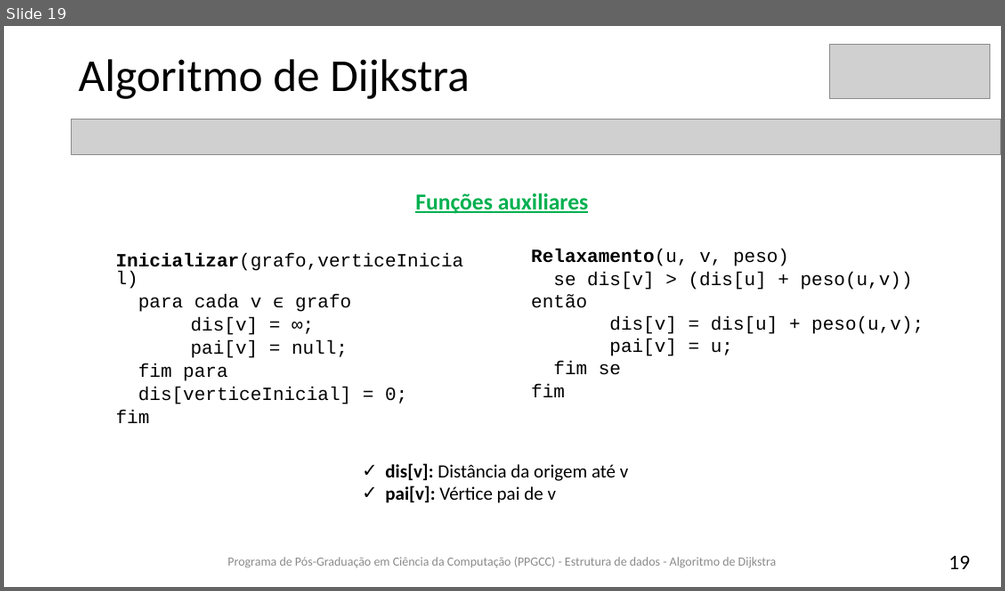
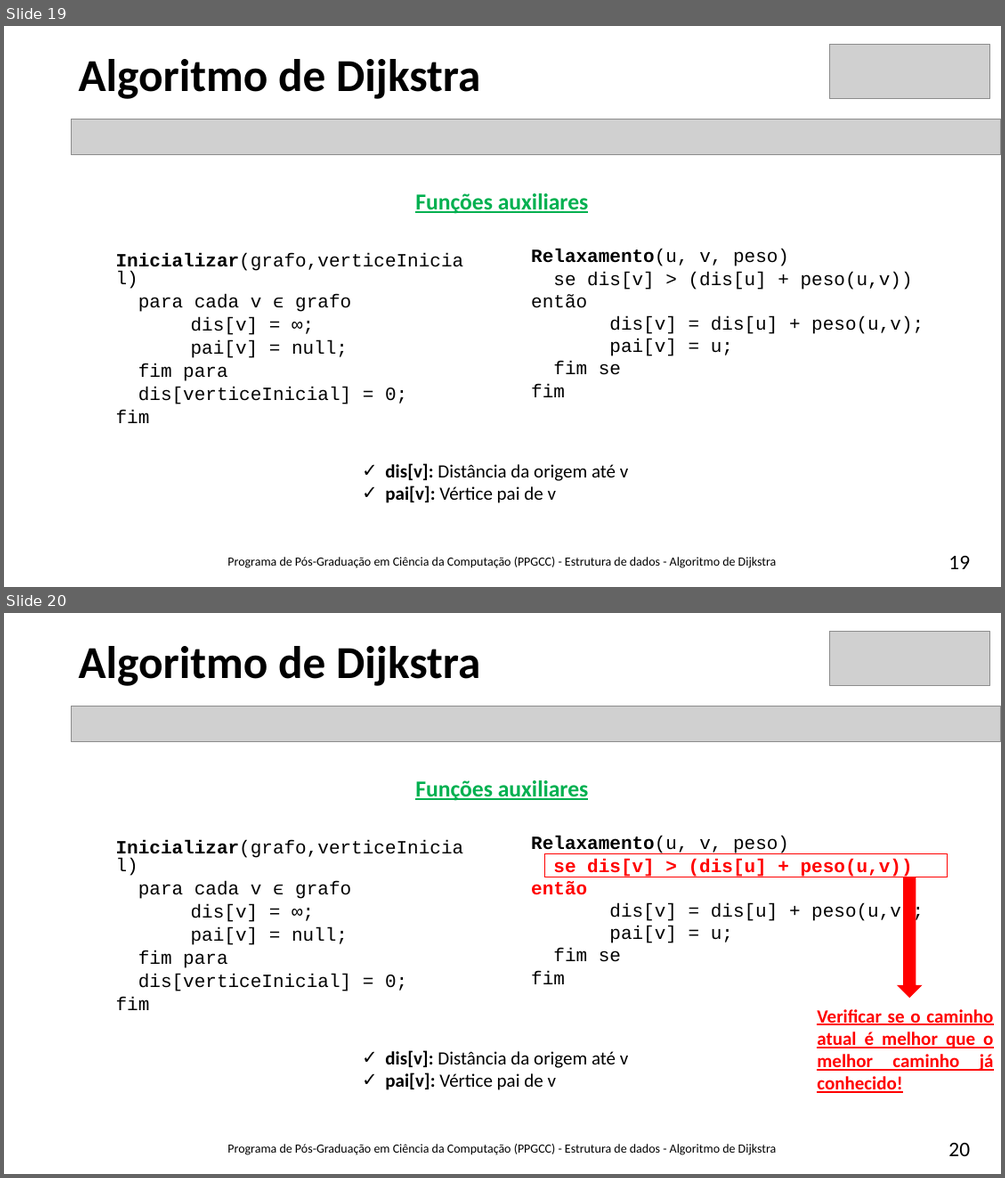
Before and after one commit to brunoslima/Dijkstra-Algorithm, a slide deck: Theory/Algoritmo-Dijkstra-BrunoLima.pptx. Shown one above the other, each under a label of ours: slide 19 before the commit, slides 19 and 20 after it. The pictures are 1005x591 and 1005x1178 pixels, drawn with LibreOffice and Linux fonts; fonts in the diff are those of the drawing; grey boxes stand for pictures. Boxes give left, top, right and bottom in pixels: in the first picture for what was removed or moved away, otherwise in the second. Text is boxed around its words. In the diff, an @@ line names an element or a change of style, - is before the commit and + after.

```diff
--- a/Theory/Algoritmo-Dijkstra-BrunoLima.pptx
+++ b/Theory/Algoritmo-Dijkstra-BrunoLima.pptx
@@ slide 20 added at [4,613,1001,1174], background #FFFFFF @@
@@ picture added at [830,631,989,686] @@
@@ title added at [79,646,480,686], 44 pt, text #000000, bold @@
+Algoritmo de Dijkstra
@@ picture added at [72,706,1001,742] @@
@@ text added at [415,780,589,801], 22 pt, text #00B050, bold, underline @@
+Funções auxiliares
@@ text added at [116,840,464,1010], 18 pt, text #000000 @@
+  Inicializar(grafo,verticeInicial)
+  para cada v ϵ grafo
+  dis[v] = ∞;
+  pai[v] = null;
+  fim para
+  dis[verticeInicial] = 0;
+  fim
@@ text added at [531,836,923,962], 18 pt, text #000000 @@
+Relaxamento(u, v, peso)
+se dis[v] > (dis[u] + peso(u,v)) então
+dis[v] = dis[u] + peso(u,v);
+pai[v] = u;
+fim se
+fim
@@ rectangle added at [544,854,947,877], outline #FF0000 1 pt @@
@@ down arrow added at [898,877,922,997], fill #FF0000, outline #FF0000 1 pt @@
@@ text added at [817,1009,994,1093], 18 pt, text #FF0000, bold, underline @@
+Verificar se o caminho atual é melhor que o melhor caminho já conhecido!
@@ text added at [385,1050,628,1090], 18 pt, text #000000 @@
+✓ dis[v]: Distância da origem até v
+✓ pai[v]: Vértice pai de v
@@ text added at [227,1143,777,1155], 12 pt, text #000000 @@
+Programa de Pós-Graduação em Ciência da Computação (PPGCC) - Estrutura de dados - Algoritmo de Dijkstra
@@ page number added at [948,1143,970,1156], 20 pt, text #000000 @@
+20
@@ slide 19 changed as well @@
@@ title "Algoritmo de Dijkstra" at [79,59,480,99]: bold on @@
@@ text "Programa de Pós-Graduação em Ciência ..." at [227,556,777,568]: text colour #8C8C8C to #000000 @@
```
Also in this commit, not shown: 52 other slides changed.
